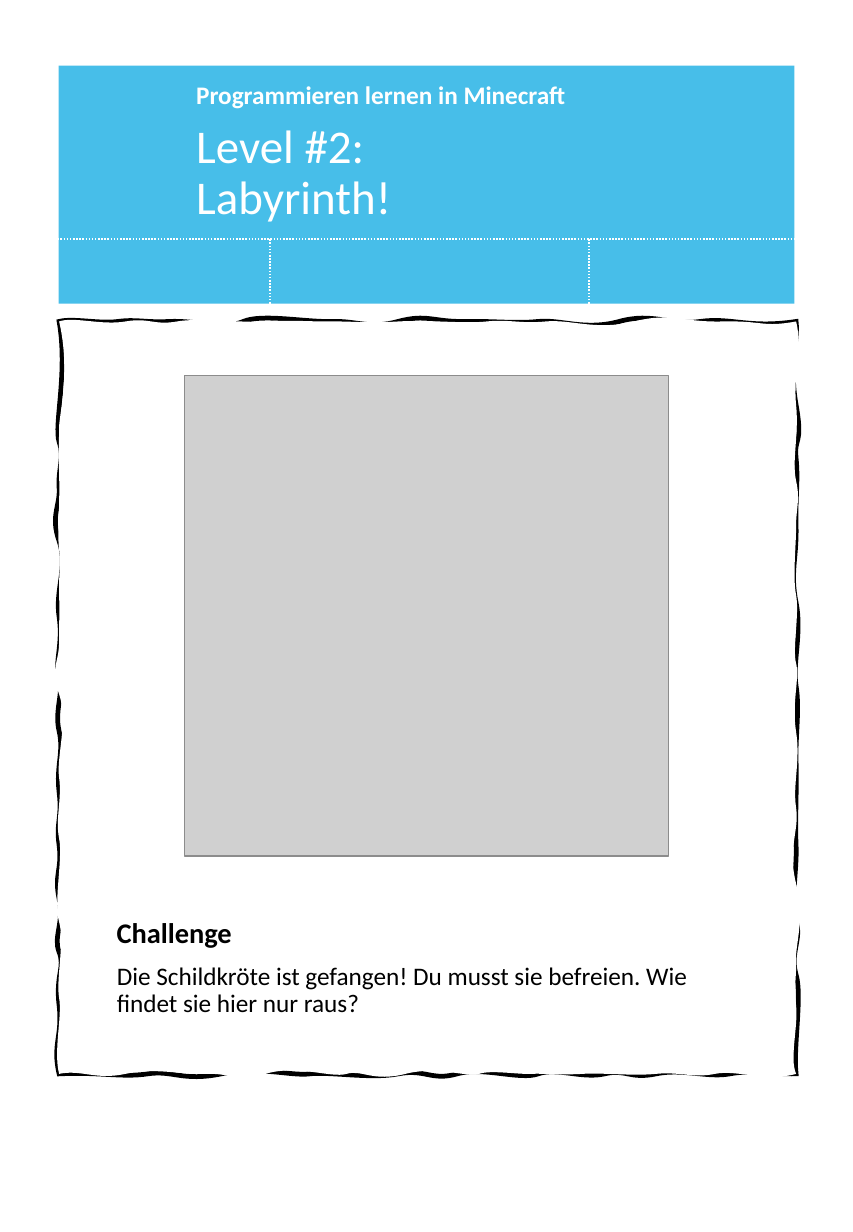
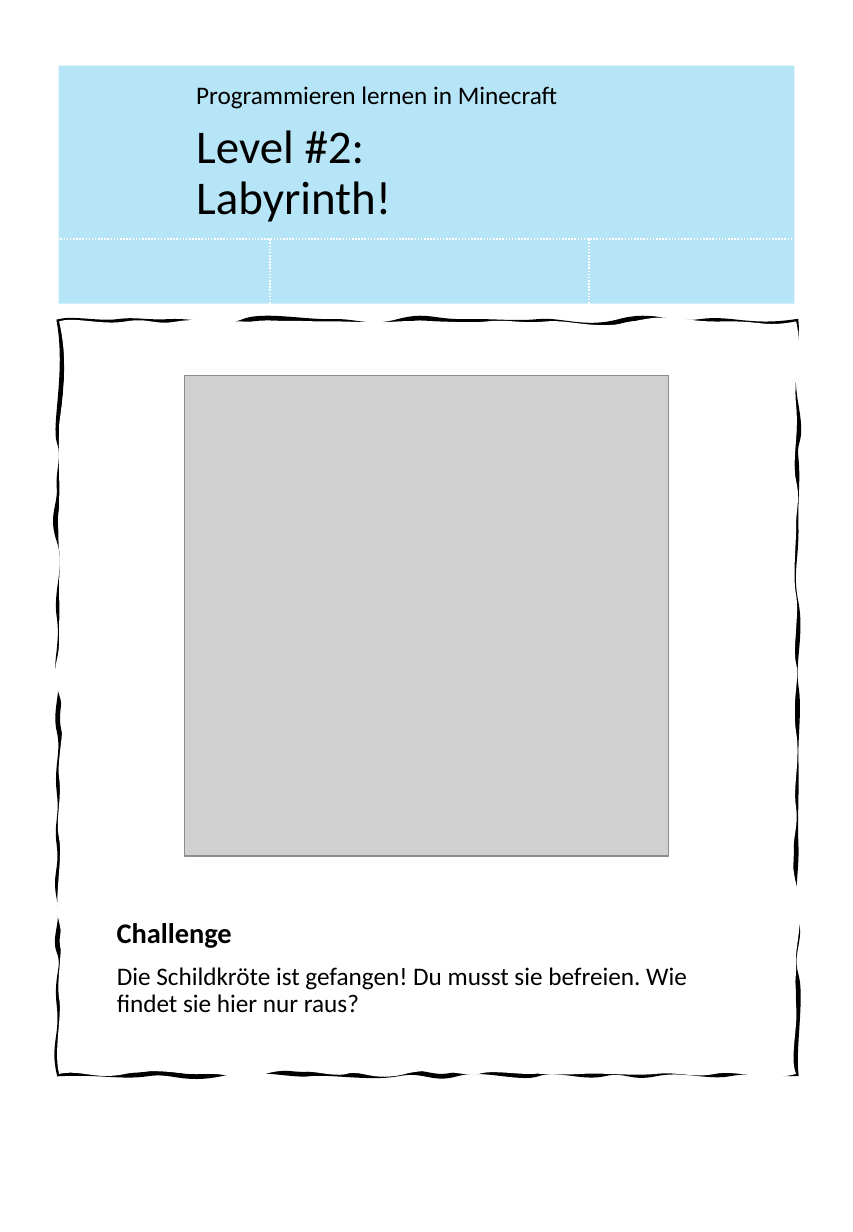
Before and after one commit to KidsLabDe/ProgrammierenInMinecraft_Videokurs, a slide deck: slide 2 of Lernkarten/Level2 - Labyrinth.pptx. Drawn at 853x1232 pixels with LibreOffice and Linux fonts; fonts in the diff are those of the drawing; grey boxes stand for pictures; background and template pictures are left out. Boxes give left, top, right and bottom in pixels: in the first picture for what was removed or moved away, otherwise in the second. Text is boxed around its words. In the diff, an @@ line names an element or a change of style, - is before the commit and + after.

```diff
--- a/Lernkarten/Level2 - Labyrinth.pptx
+++ b/Lernkarten/Level2 - Labyrinth.pptx
@@ rectangle at <box>59,66,795,304</box>: fill #47BEE9 to #B5E5F6 @@
@@ text "Programmieren lernen in Minecraft" at <box>196,86,557,109</box>: text colour #FFFFFF to #000000, bold off @@
@@ title "Level #2: Labyrinth!" at <box>196,130,391,222</box>: text colour #FFFFFF to #000000 @@
```
Also in this commit, not shown: 3 other slides changed, 6 other files.
